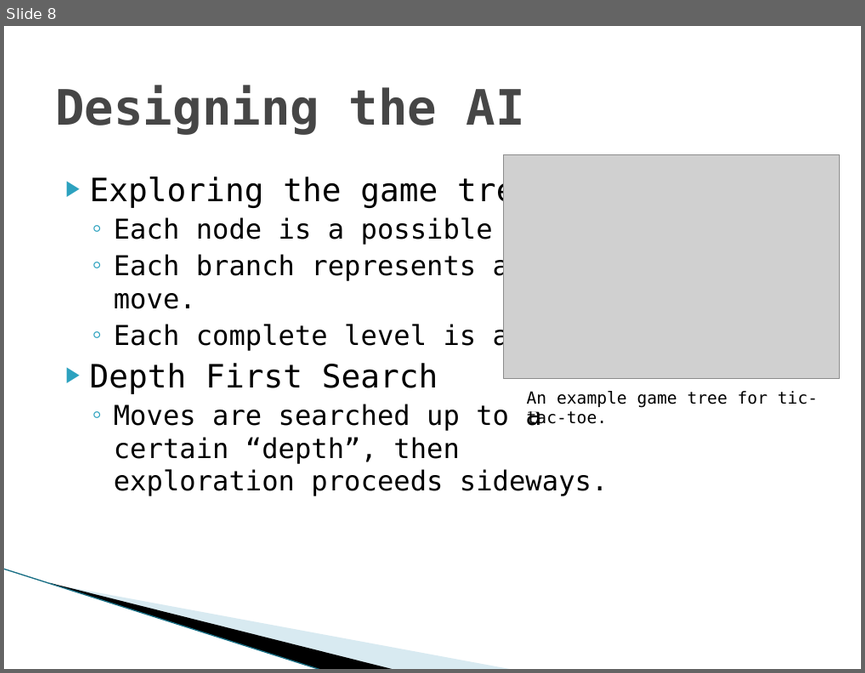
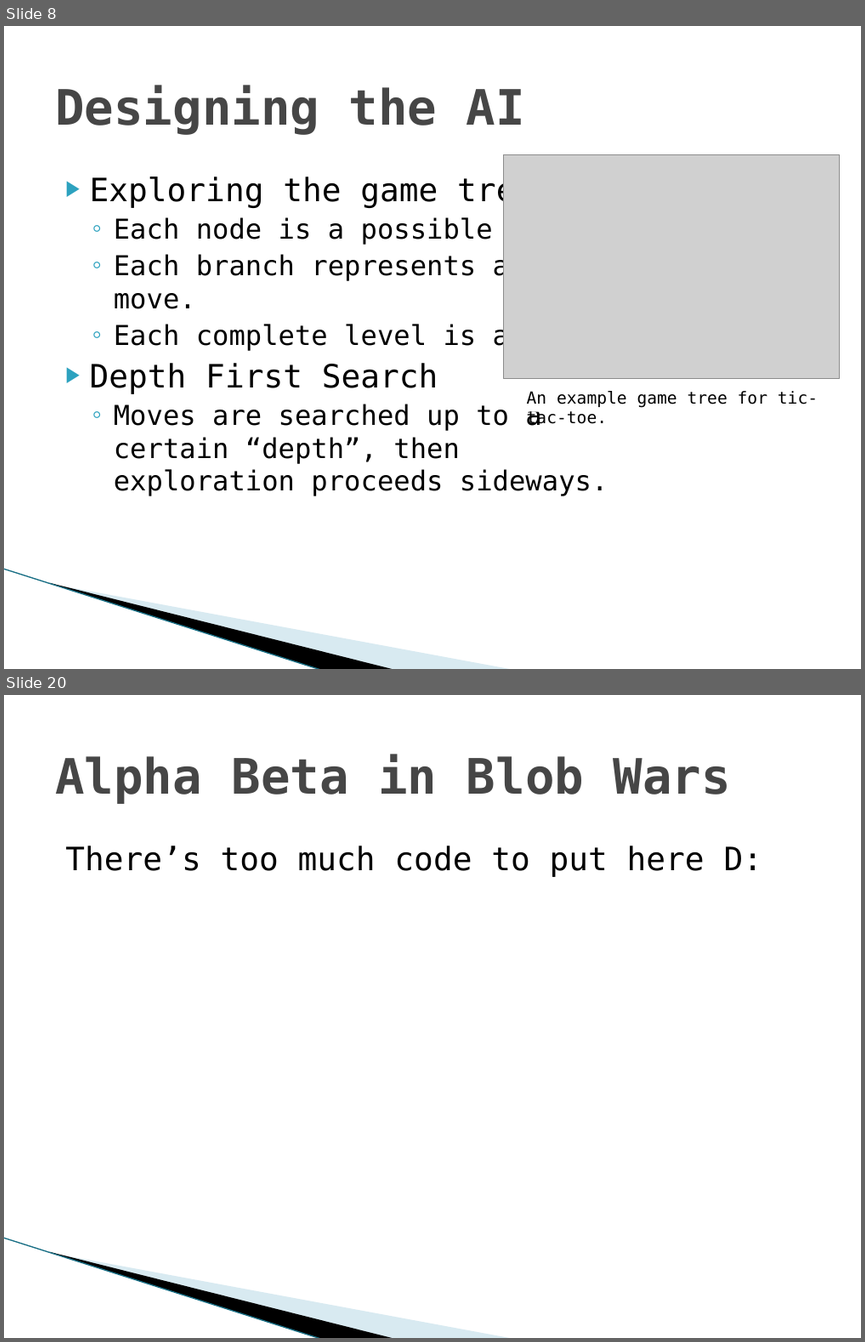
Before and after one commit to TadCordle/Senior-Project, a slide deck: Game Theory and Artificial Intelligence Design.pptx. Shown one above the other, each under a label of ours: slide 8 before the commit, slides 8 and 20 after it; the slides between them are not shown. The pictures are 865x673 and 865x1342 pixels, drawn with LibreOffice and Linux fonts; fonts in the diff are those of the drawing; grey boxes stand for pictures; background and template pictures are left out. Boxes give left, top, right and bottom in pixels: in the first picture for what was removed or moved away, otherwise in the second. Text is boxed around its words. In the diff, an @@ line names an element or a change of style, - is before the commit and + after.

```diff
--- a/Game Theory and Artificial Intelligence Design.pptx
+++ b/Game Theory and Artificial Intelligence Design.pptx
@@ slide 20 added at box(4, 695, 861, 1338), background #FFFFFF; not listed: 3 template elements that a slide beside it also shows @@
@@ title added at box(55, 754, 731, 804), 41 pt, text #464646, bold @@
+Alpha Beta in Blob Wars
@@ text added at box(65, 845, 763, 877), 27 pt, text #000000 @@
+There’s too much code to put here D:
```
Also in this commit, not shown: 1 slide changed, 11 other slides added.
